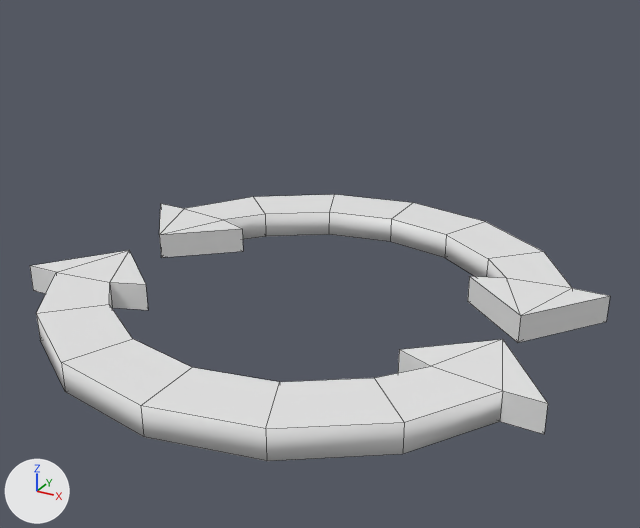
Before and after pictures for a commit that changed the OBJ model Assets/Meshes/Aesthetic/arrows.obj.
Both versions are drawn from a 50 mm lens placed at (1.52, -2.68, 1.47), pointed at (0.01, 0.06, 0.1). Lighting does not change. The marker at lower left points along +X, +Y and +Z. Mesh edges are drawn as thin lines. Where no turn or scale is listed for an object, it has been applied to the vertices. Vertices at the same position are counted once.

The first picture shows 'arrows'.
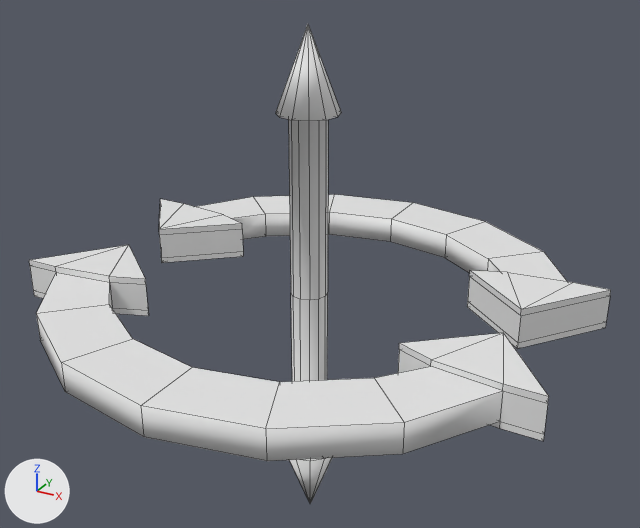
Pixel boxes (x1, y1, x2, y2) of what changed, in the pictures (640 x 528 px):
'arrows', reshaped (79% taller): before (30, 194, 610, 461); after (29, 25, 611, 504)
part 1 of me_arrows, added: after (276, 25, 341, 504)
part 2 of me_arrows, built on: before (32, 204, 609, 403); after (29, 199, 611, 441)

The edits, one by one:
me_arrows is used by ob_arrows; location (0.0, 0.0, 0.0).
me_arrows had 80 vertices, 88 faces and spanned x -1.04..1.04, y -1.0..1.0, z -0.06..0.05.
me_arrows now has 182 vertices, 200 faces and spans x -1.04..1.04, y -1.0..1.0, z -1.01..1.01.
me_arrows part 1: a new loose piece of 62 vertices spanning x -0.12..0.12, y -0.12..0.12, z -1.01..1.01.
Part 2, on me_arrows:
24 faces are deleted.
40 vertices are added at x -1.04..1.04, y -0.41..0.41, z -0.08..0.08.
64 new faces join them.
